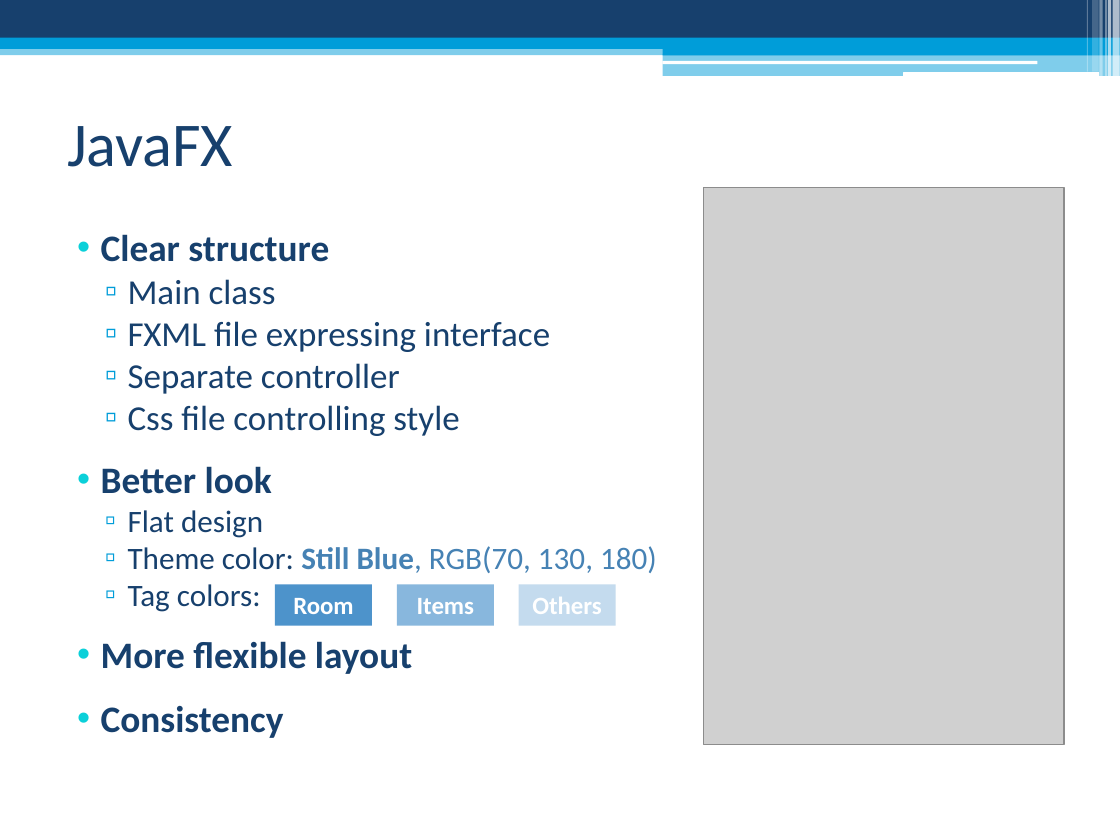
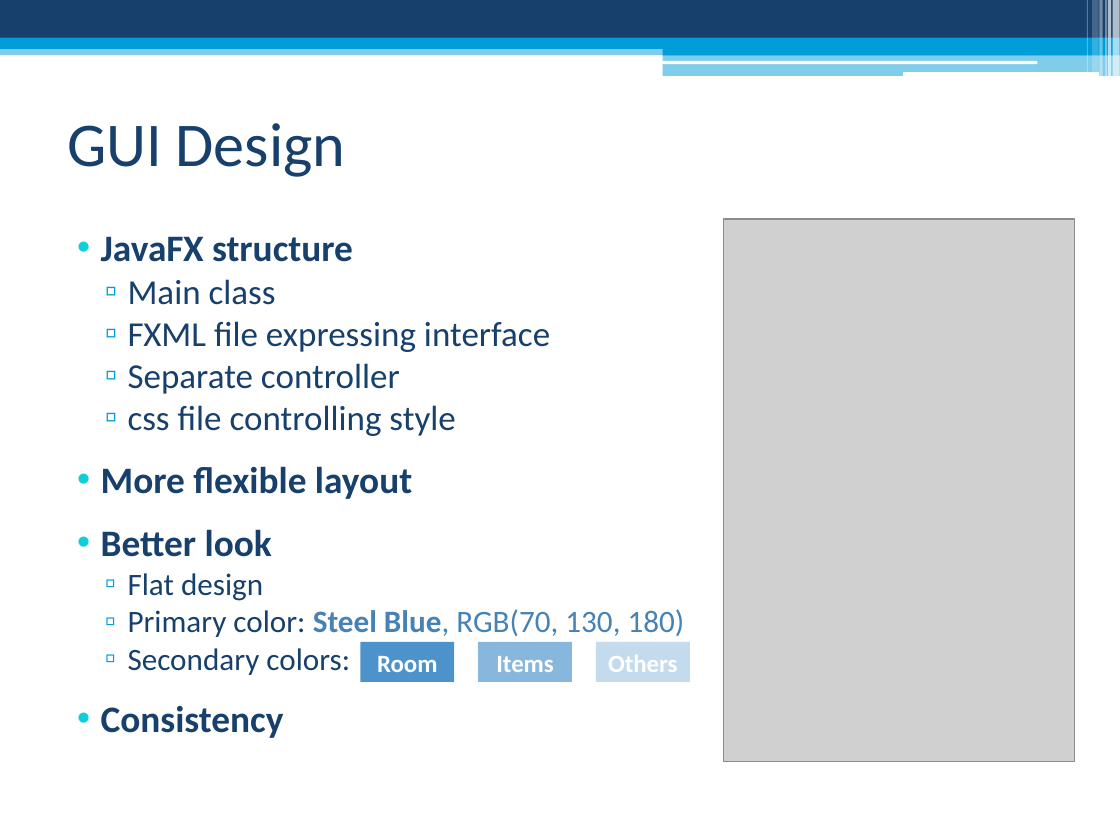
Before and after one commit to thetimeofblack/ENCA-Andriod, a slide deck: slide 9 of Docs/Presentation/Software Engineering II Project.pptx. Drawn at 1120x840 pixels with LibreOffice and Linux fonts; fonts in the diff are those of the drawing; grey boxes stand for pictures. Boxes give left, top, right and bottom in pixels: in the first picture for what was removed or moved away, otherwise in the second. Text is boxed around its words. In the diff, an @@ line names an element or a change of style, - is before the commit and + after.

Commit message:
Presentation ready

```diff
--- a/Docs/Presentation/Software Engineering II Project.pptx
+++ b/Docs/Presentation/Software Engineering II Project.pptx
@@ title at <box>67,123,346,177</box>: text changed @@
-JavaFX
+GUI Design
@@ text at <box>101,236,353,262</box>: text changed @@
-• Clear structure
+• JavaFX structure
@@ picture: place and size @@
-picture at <box>703,187,1064,745</box>
+picture at <box>724,220,1074,762</box>
@@ text at <box>101,405,455,499</box>: text changed @@
-  ▫ Css file controlling style
+  ▫ css file controlling style
+• More flexible layout
@@ text at <box>128,609,685,675</box>: text changed @@
-  ▫ Theme color: Still Blue, RGB(70, 130, 180)
-  ▫ Tag colors:
-• More flexible layout
+  ▫ Primary color: Steel Blue, RGB(70, 130, 180)
+  ▫ Secondary colors:
@@ rectangle "Room": place and size @@
-rectangle "Room" at <box>274,585,372,626</box>
+rectangle "Room" at <box>361,642,455,682</box>
@@ rectangle "Items": place and size @@
-rectangle "Items" at <box>396,585,494,626</box>
+rectangle "Items" at <box>478,642,572,682</box>
@@ rectangle "Others": place and size @@
-rectangle "Others" at <box>519,585,616,626</box>
+rectangle "Others" at <box>596,642,690,682</box>
```
Also in this commit, not shown: 10 other slides changed, 4 other files.
